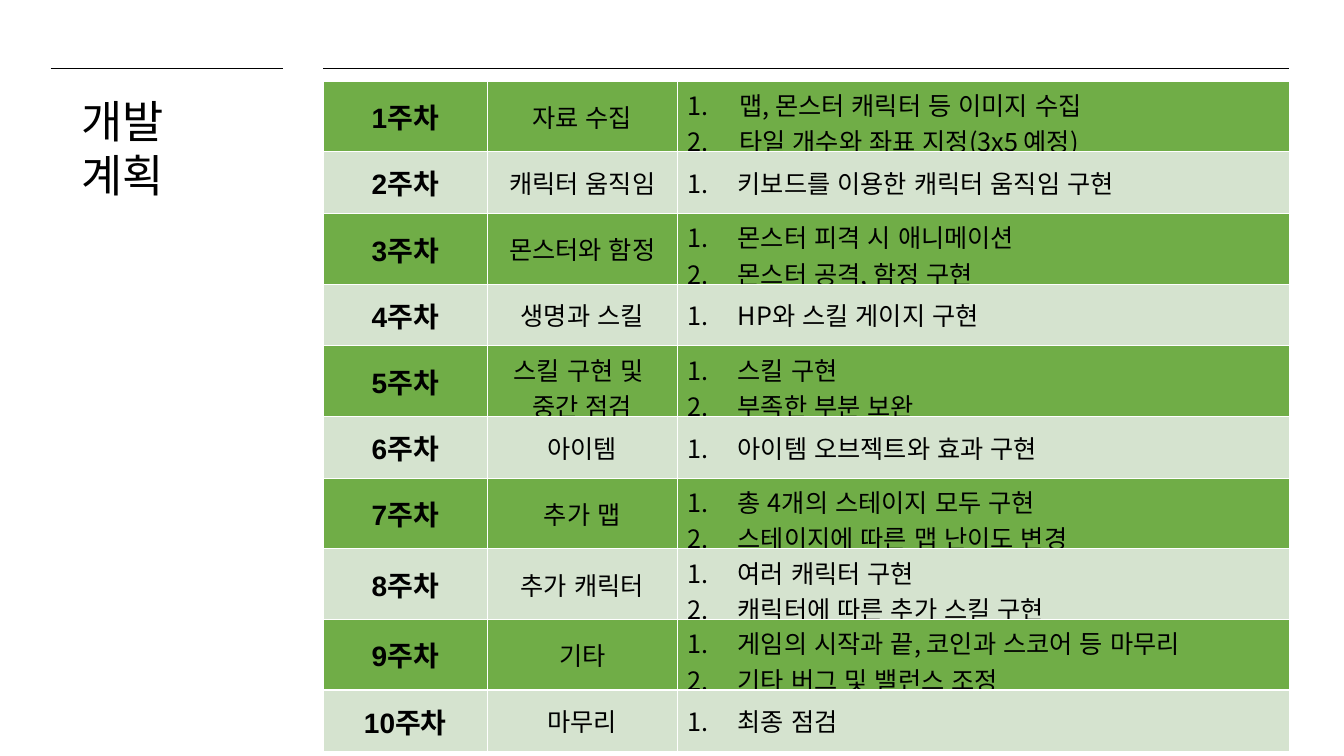
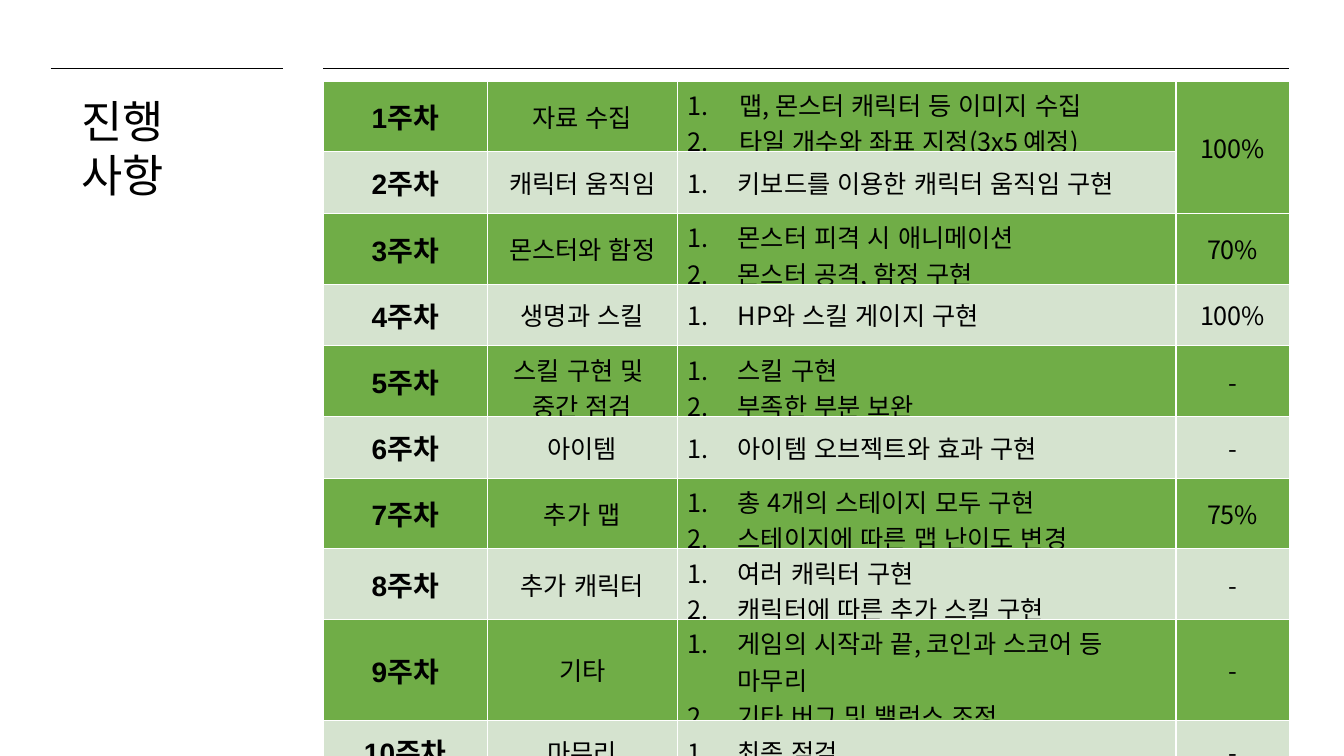
Before and after one commit to ssunine21/2DGP_2015180050, a slide deck: slide 4 of 2차발표자료.pptx (slide 7 before the commit). Drawn at 1344x756 pixels with LibreOffice and Linux fonts; fonts in the diff are those of the drawing. Boxes give left, top, right and bottom in pixels: in the first picture for what was removed or moved away, otherwise in the second. Text is boxed around its words. In the diff, an @@ line names an element or a change of style, - is before the commit and + after.

```diff
--- a/2차발표자료.pptx
+++ b/2차발표자료.pptx
@@ table at [324, 82, 1290, 752] @@
+column 4: 100% |  | 70% | 100% | - | - | 75% | - | - | -
@@ text at [81, 101, 163, 196]: text changed @@
-개발 계획
+진행 사항
```
Also in this commit, not shown: 2 other slides changed, 2 slides added, 4 slides removed, 49 other files.
